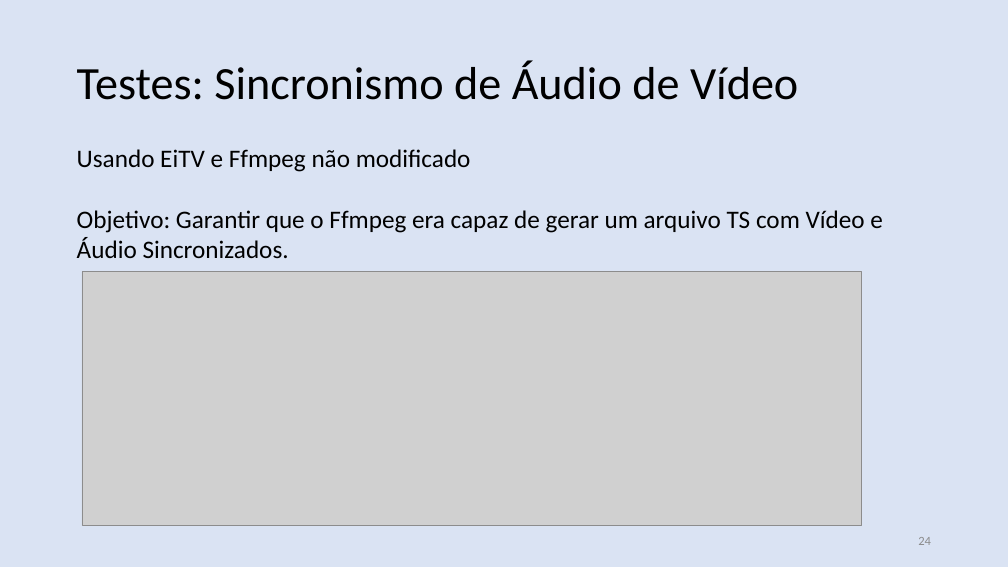
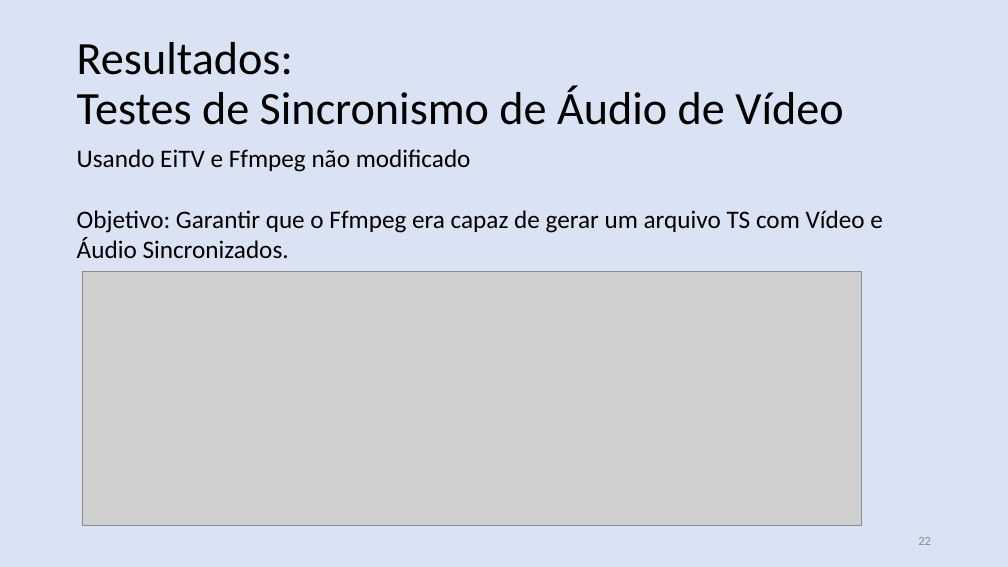
Before and after one commit to nasall2/TCC, a slide deck: slide 22 of relatorio/abntex2-modelos-1.9.2/figuras/apresentacao.pptx (slide 24 before the commit). Drawn at 1008x567 pixels with LibreOffice and Linux fonts; fonts in the diff are those of the drawing; grey boxes stand for pictures. Boxes give left, top, right and bottom in pixels: in the first picture for what was removed or moved away, otherwise in the second. Text is boxed around its words. In the diff, an @@ line names an element or a change of style, - is before the commit and + after.

```diff
--- a/relatorio/abntex2-modelos-1.9.2/figuras/apresentacao.pptx
+++ b/relatorio/abntex2-modelos-1.9.2/figuras/apresentacao.pptx
@@ text at (x1=77, y1=42, x2=843, y2=125): text changed @@
-Testes: Sincronismo de Áudio de Vídeo
+Resultados:
+Testes de Sincronismo de Áudio de Vídeo
@@ page number at (x1=918, y1=537, x2=931, y2=545): text changed @@
-24
+22
```
Also in this commit, not shown: 9 other slides changed.
